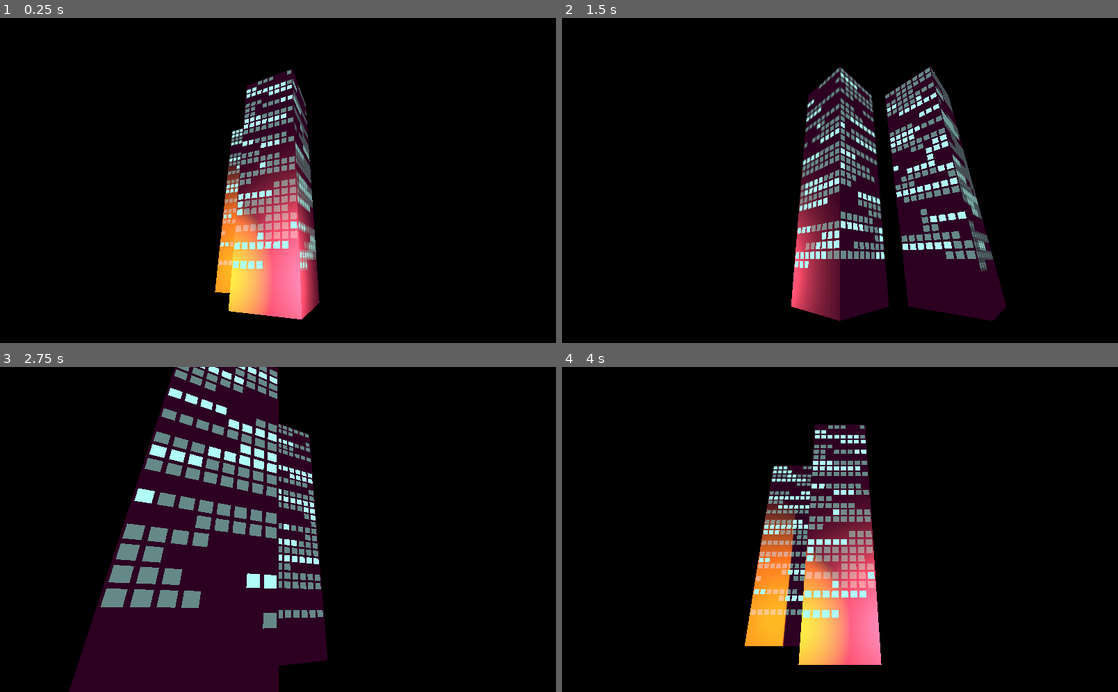
Above: before the commit, frames 1-4 (two rows, left to right).
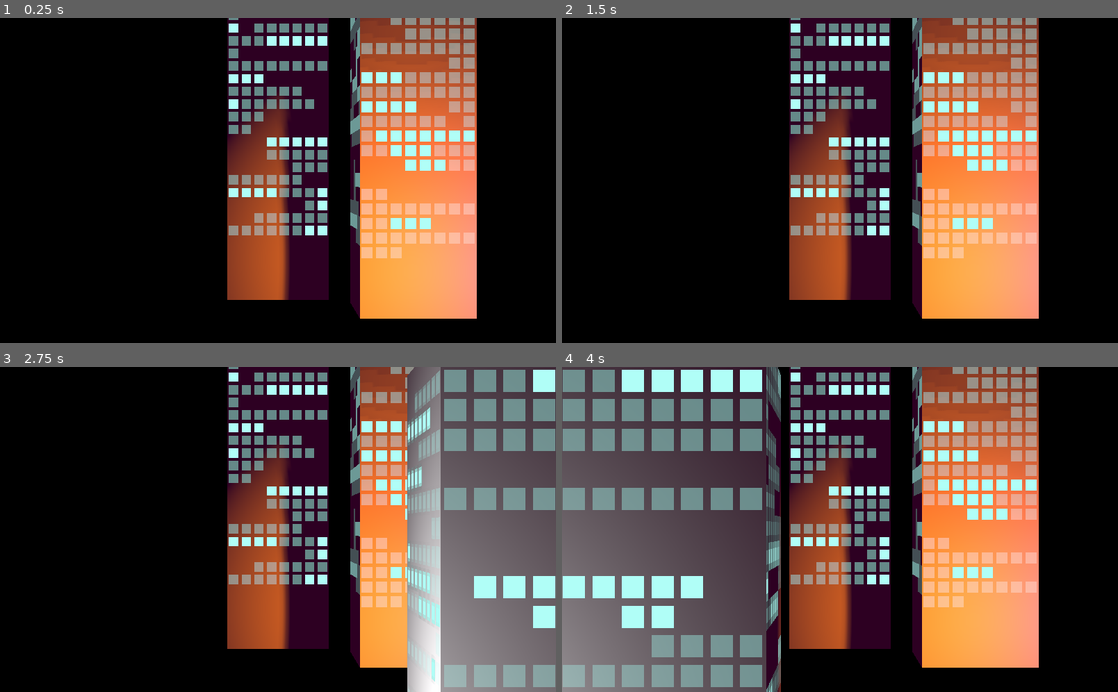
Above: after the commit, the same moments.

Repository: CluckeyMcCormick/ncg2
Game: Godot game, scene res://Main.tscn
Two runs of this game, one before a commit and one after it. Both use one fixed random seed, a clock stepped at 60 frames per second and the inputs below.
Inputs:
- Up to frame 1 (0.25 s): no input
- Up to frame 2 (1.5 s): no input
- Up to frame 3 (2.75 s): no input
- Up to frame 4 (4 s): no input

The runs differ from the first frame. In frame 1, 37% of the frame differs, in the area x 38-86%, y 0-93%; in frame 2, 36%; in frame 3, 69%; in frame 4, 77%, in the area x 0-86%, y 0-100%.

Commit message:
Add an auto-scrolling "sled"
While the building is the base unit of this project, we needed a way
to semantically divide up the scrolling city that was more manageable,
because the city now consists of lights AND buildings.

That's where the new ScrollSled comes in. This is meant to be the real
"meat" of the city. This is the unit that we'll spawn in, have scroll
across the screen, and then delete again.

To help make some constants more accessible, I extracted them from the
AutoTower to a new utility script - GlobalRef. That way we didn't have
to keep reaching down into the AutoTower scene to get what we needed.

The only problem I'm having now is deciding what should be controlled
by the sled versus what should be controlled externally. For example,
should there be a function to set the dimensions of the building in
the ScrollSled? Or should we reach down and do it manually? And who
handles the building? We'll have to play around with it.

Diff:
--- a/Main.gd
+++ b/Main.gd
@@ -12,7 +12,6 @@
         0, 360, 4,
         Tween.TRANS_LINEAR, Tween.EASE_IN_OUT)
     $Tween.start()
-    pass # Replace with function body.
 
 
 # Called every frame. 'delta' is the elapsed time since the previous frame.
--- a/Main.tscn
+++ b/Main.tscn
@@ -1,22 +1,23 @@
-[gd_scene load_steps=3 format=2]
+[gd_scene load_steps=4 format=2]
 
 [ext_resource path="res://buildings/FullServiceBuilding.tscn" type="PackedScene" id=1]
+[ext_resource path="res://scrollers/ScrollSled.tscn" type="PackedScene" id=2]
 [ext_resource path="res://Main.gd" type="Script" id=4]
 
 [node name="Main" type="Spatial"]
 script = ExtResource( 4 )
 
+[node name="PrimaryCamera" type="Camera" parent="."]
+transform = Transform( 1, 0, 0, 0, 1, 0, 0, 0, 1, 0, 1.478, 12 )
+cull_mask = 3
+current = true
+fov = 20.0
+size = 3.0
+
 [node name="Spin" type="Spatial" parent="."]
 
-[node name="PrimaryCamera" type="Camera" parent="Spin"]
-transform = Transform( -1, 3.27491e-08, 8.1057e-08, 0, 0.927184, -0.374606, -8.74228e-08, -0.374606, -0.927184, 0, 0.8, -4.1 )
-cull_mask = 3
-current = true
-fov = 80.0
-size = 5.0
-
 [node name="OmniLight" type="OmniLight" parent="."]
-transform = Transform( 1, 0, 0, 0, 1, 0, 0, 0, 1, -0.932956, 0.5, -1.28284 )
+transform = Transform( 1, 0, 0, 0, 1, 0, 0, 0, 1, 2.71449, 0.5, 3.13853 )
 light_color = Color( 1, 0.309804, 0.411765, 1 )
 light_energy = 3.0
 shadow_enabled = true
@@ -26,14 +27,11 @@
 repeat = true
 playback/repeat = true
 
-[node name="SpotLight" type="SpotLight" parent="."]
-transform = Transform( -0.866026, 0, -0.5, 0, 1, 0, 0.5, 0, -0.866026, 0.0670799, 0.5, -2 )
+[node name="SpotLight" type="OmniLight" parent="."]
+transform = Transform( 1, 0, 0, 0, 1, 0, 0, 0, 1, 1.43077, 0.503061, 3.16013 )
 light_color = Color( 1, 0.470588, 0, 1 )
-light_energy = 3.0
 shadow_enabled = true
-spot_range = 7.64495
-spot_attenuation = 2.0
-spot_angle_attenuation = 0.5
+omni_range = 3.6
 
 [node name="FullServiceBuilding" parent="." instance=ExtResource( 1 )]
 transform = Transform( 10, 0, 0, 0, 10, 0, 0, 0, 10, 0, 0, 0 )
@@ -44,3 +42,6 @@
 transform = Transform( 10, 0, 0, 0, 10, 0, 0, 0, 10, 1.5, 0, 1.5 )
 base_len_y = 4
 tower_len_y = 28
+
+[node name="ScrollSled" parent="." instance=ExtResource( 2 )]
+transform = Transform( 1, 0, 0, 0, 1, 0, 0, 0, 1, 5.1, 0, 6.5 )
--- a/buildings/AutoTower.gd
+++ b/buildings/AutoTower.gd
@@ -4,23 +4,15 @@
 # Load the PolyGen script
 const PolyGen = preload("res://util/PolyGen.gd")
 
-# We assume that the 'window texture' is made up of a square of cells. How many
-# cells make up one length of the image? This should be 64, but we're not going
-# to take that for granted.
-const WINDOW_CELL_LEN = 64
-# We measure each building by the number of 'cells' - in other words, the
-# windows. So we need to know how big, in world units, each cell is. Turns out,
-# Godot makes it so that each texture automatically sizes itself to one world
-# unit. Since our texture SHOULD be 64 cells by 64 cells, one world unit divided
-# by WINDOW_CELL_LEN gets us the measure of a cell in the world.
-const WINDOW_UV_SIZE = 1.0 / WINDOW_CELL_LEN
+# Load the GlobalRef script
+const GlobalRef = preload("res://util/GlobalRef.gd")
 
 # By default, the UV2 texture is centered on 0,0 - so it stretches half it's
 # length in either direction on x and z. While that normally wouldn't be
 # a problem, with our pixel-perfect texture, it bisects one of the windows
 # IF the measure on that side is odd. So we need to shift it to the side by
 # half of the size of a window.
-const odd_UV2_shift = Vector2(WINDOW_UV_SIZE / 2, 0)
+const odd_UV2_shift = Vector2(GlobalRef.WINDOW_UV_SIZE / 2, 0)
 
 # The material we'll use to make this building.
 export(Material) var building_material
@@ -77,8 +69,11 @@
     var return_val
 
     if random_add:
-        return_val = Vector2(randi() % WINDOW_CELL_LEN, randi() % WINDOW_CELL_LEN)
-        return_val *= WINDOW_UV_SIZE
+        return_val = Vector2(
+            randi() % GlobalRef.WINDOW_CELL_LEN,
+            randi() % GlobalRef.WINDOW_CELL_LEN
+        )
+        return_val *= GlobalRef.WINDOW_UV_SIZE
     else:
         return_val = Vector2.ZERO
 
@@ -96,9 +91,9 @@
         return
 
     # Calculate the world-unit length on each axis given the window/cell count
-    var eff_x = (len_x * WINDOW_UV_SIZE) / 2
-    var eff_y = len_y * WINDOW_UV_SIZE
-    var eff_z = (len_z * WINDOW_UV_SIZE) / 2
+    var eff_x = (len_x * GlobalRef.WINDOW_UV_SIZE) / 2
+    var eff_y = len_y * GlobalRef.WINDOW_UV_SIZE
+    var eff_z = (len_z * GlobalRef.WINDOW_UV_SIZE) / 2
 
     $ZNeg.mesh = ready_side_mesh(
         Vector2(-eff_x, 0),
--- a/buildings/AutoTower.tscn
+++ b/buildings/AutoTower.tscn
@@ -1,12 +1,12 @@
 [gd_scene load_steps=8 format=2]
 
 [ext_resource path="res://buildings/AutoTower.gd" type="Script" id=1]
-[ext_resource path="res://buildings/BuildingMaterialLight.tres" type="Material" id=2]
+[ext_resource path="res://buildings/BuildingMaterialLightA.tres" type="Material" id=2]
 
 [sub_resource type="ArrayMesh" id=1]
 surfaces/0 = {
 "aabb": AABB( -0.0625, 0, -0.0625, 0.125, 0.25, 9.99868e-06 ),
-"array_data": PoolByteArray( 0, 0, 128, 189, 0, 0, 0, 0, 0, 0, 128, 189, 0, 0, 129, 0, 127, 0, 0, 129, 192, 55, 160, 186, 0, 0, 128, 61, 0, 0, 128, 62, 0, 0, 128, 189, 0, 0, 129, 0, 127, 0, 0, 129, 224, 56, 80, 188, 0, 0, 128, 189, 0, 0, 128, 62, 0, 0, 128, 189, 0, 0, 129, 0, 127, 0, 0, 129, 192, 55, 80, 188, 0, 0, 128, 189, 0, 0, 0, 0, 0, 0, 128, 189, 0, 0, 129, 0, 127, 0, 0, 129, 192, 55, 160, 186, 0, 0, 128, 61, 0, 0, 0, 0, 0, 0, 128, 189, 0, 0, 129, 0, 127, 0, 0, 129, 224, 56, 160, 186, 0, 0, 128, 61, 0, 0, 128, 62, 0, 0, 128, 189, 0, 0, 129, 0, 127, 0, 0, 129, 224, 56, 80, 188 ),
+"array_data": PoolByteArray( 0, 0, 128, 189, 0, 0, 0, 0, 0, 0, 128, 189, 0, 0, 129, 0, 127, 0, 0, 129, 96, 59, 32, 184, 0, 0, 128, 61, 0, 0, 128, 62, 0, 0, 128, 189, 0, 0, 129, 0, 127, 0, 0, 129, 48, 60, 32, 186, 0, 0, 128, 189, 0, 0, 128, 62, 0, 0, 128, 189, 0, 0, 129, 0, 127, 0, 0, 129, 96, 59, 32, 186, 0, 0, 128, 189, 0, 0, 0, 0, 0, 0, 128, 189, 0, 0, 129, 0, 127, 0, 0, 129, 96, 59, 32, 184, 0, 0, 128, 61, 0, 0, 0, 0, 0, 0, 128, 189, 0, 0, 129, 0, 127, 0, 0, 129, 48, 60, 32, 184, 0, 0, 128, 61, 0, 0, 128, 62, 0, 0, 128, 189, 0, 0, 129, 0, 127, 0, 0, 129, 48, 60, 32, 186 ),
 "array_index_data": PoolByteArray(  ),
 "blend_shape_data": [  ],
 "format": 97303,
@@ -20,7 +20,7 @@
 [sub_resource type="ArrayMesh" id=2]
 surfaces/0 = {
 "aabb": AABB( -0.0625, 0, 0.0625, 0.125, 0.25001, 9.99868e-06 ),
-"array_data": PoolByteArray( 0, 0, 128, 189, 0, 0, 128, 62, 0, 0, 128, 61, 0, 0, 127, 0, 127, 0, 0, 127, 0, 47, 128, 186, 0, 0, 128, 61, 0, 0, 0, 0, 0, 0, 128, 61, 0, 0, 127, 0, 127, 0, 0, 127, 128, 51, 128, 184, 0, 0, 128, 189, 0, 0, 0, 0, 0, 0, 128, 61, 0, 0, 127, 0, 127, 0, 0, 127, 0, 47, 128, 184, 0, 0, 128, 189, 0, 0, 128, 62, 0, 0, 128, 61, 0, 0, 127, 0, 127, 0, 0, 127, 0, 47, 128, 186, 0, 0, 128, 61, 0, 0, 128, 62, 0, 0, 128, 61, 0, 0, 127, 0, 127, 0, 0, 127, 128, 51, 128, 186, 0, 0, 128, 61, 0, 0, 0, 0, 0, 0, 128, 61, 0, 0, 127, 0, 127, 0, 0, 127, 128, 51, 128, 184 ),
+"array_data": PoolByteArray( 0, 0, 128, 189, 0, 0, 128, 62, 0, 0, 128, 61, 0, 0, 127, 0, 127, 0, 0, 127, 0, 36, 0, 187, 0, 0, 128, 61, 0, 0, 0, 0, 0, 0, 128, 61, 0, 0, 127, 0, 127, 0, 0, 127, 128, 48, 0, 185, 0, 0, 128, 189, 0, 0, 0, 0, 0, 0, 128, 61, 0, 0, 127, 0, 127, 0, 0, 127, 0, 36, 0, 185, 0, 0, 128, 189, 0, 0, 128, 62, 0, 0, 128, 61, 0, 0, 127, 0, 127, 0, 0, 127, 0, 36, 0, 187, 0, 0, 128, 61, 0, 0, 128, 62, 0, 0, 128, 61, 0, 0, 127, 0, 127, 0, 0, 127, 128, 48, 0, 187, 0, 0, 128, 61, 0, 0, 0, 0, 0, 0, 128, 61, 0, 0, 127, 0, 127, 0, 0, 127, 128, 48, 0, 185 ),
 "array_index_data": PoolByteArray(  ),
 "blend_shape_data": [  ],
 "format": 97303,
@@ -34,7 +34,7 @@
 [sub_resource type="ArrayMesh" id=3]
 surfaces/0 = {
 "aabb": AABB( 0.0625, 0, -0.0625, 9.99868e-06, 0.25, 0.125 ),
-"array_data": PoolByteArray( 0, 0, 128, 61, 0, 0, 0, 0, 0, 0, 128, 189, 127, 0, 0, 0, 0, 0, 127, 129, 0, 44, 192, 187, 0, 0, 128, 61, 0, 0, 128, 62, 0, 0, 128, 61, 127, 0, 0, 0, 0, 0, 127, 129, 0, 50, 224, 188, 0, 0, 128, 61, 0, 0, 128, 62, 0, 0, 128, 189, 127, 0, 0, 0, 0, 0, 127, 129, 0, 44, 224, 188, 0, 0, 128, 61, 0, 0, 0, 0, 0, 0, 128, 189, 127, 0, 0, 0, 0, 0, 127, 129, 0, 44, 192, 187, 0, 0, 128, 61, 0, 0, 0, 0, 0, 0, 128, 61, 127, 0, 0, 0, 0, 0, 127, 129, 0, 50, 192, 187, 0, 0, 128, 61, 0, 0, 128, 62, 0, 0, 128, 61, 127, 0, 0, 0, 0, 0, 127, 129, 0, 50, 224, 188 ),
+"array_data": PoolByteArray( 0, 0, 128, 61, 0, 0, 0, 0, 0, 0, 128, 189, 127, 0, 0, 0, 0, 0, 127, 129, 32, 59, 160, 185, 0, 0, 128, 61, 0, 0, 128, 62, 0, 0, 128, 61, 127, 0, 0, 0, 0, 0, 127, 129, 16, 60, 160, 187, 0, 0, 128, 61, 0, 0, 128, 62, 0, 0, 128, 189, 127, 0, 0, 0, 0, 0, 127, 129, 32, 59, 160, 187, 0, 0, 128, 61, 0, 0, 0, 0, 0, 0, 128, 189, 127, 0, 0, 0, 0, 0, 127, 129, 32, 59, 160, 185, 0, 0, 128, 61, 0, 0, 0, 0, 0, 0, 128, 61, 127, 0, 0, 0, 0, 0, 127, 129, 16, 60, 160, 185, 0, 0, 128, 61, 0, 0, 128, 62, 0, 0, 128, 61, 127, 0, 0, 0, 0, 0, 127, 129, 16, 60, 160, 187 ),
 "array_index_data": PoolByteArray(  ),
 "blend_shape_data": [  ],
 "format": 97303,
@@ -48,7 +48,7 @@
 [sub_resource type="ArrayMesh" id=4]
 surfaces/0 = {
 "aabb": AABB( -0.0625, 0, -0.0625, 9.99868e-06, 0.25001, 0.125 ),
-"array_data": PoolByteArray( 0, 0, 128, 189, 0, 0, 128, 62, 0, 0, 128, 189, 129, 0, 0, 0, 0, 0, 127, 127, 128, 49, 192, 185, 0, 0, 128, 189, 0, 0, 0, 0, 0, 0, 128, 61, 129, 0, 0, 0, 0, 0, 127, 127, 192, 52, 128, 183, 0, 0, 128, 189, 0, 0, 0, 0, 0, 0, 128, 189, 129, 0, 0, 0, 0, 0, 127, 127, 128, 49, 128, 183, 0, 0, 128, 189, 0, 0, 128, 62, 0, 0, 128, 189, 129, 0, 0, 0, 0, 0, 127, 127, 128, 49, 192, 185, 0, 0, 128, 189, 0, 0, 128, 62, 0, 0, 128, 61, 129, 0, 0, 0, 0, 0, 127, 127, 192, 52, 192, 185, 0, 0, 128, 189, 0, 0, 0, 0, 0, 0, 128, 61, 129, 0, 0, 0, 0, 0, 127, 127, 192, 52, 128, 183 ),
+"array_data": PoolByteArray( 0, 0, 128, 189, 0, 0, 128, 62, 0, 0, 128, 189, 129, 0, 0, 0, 0, 0, 127, 127, 64, 52, 80, 188, 0, 0, 128, 189, 0, 0, 0, 0, 0, 0, 128, 61, 129, 0, 0, 0, 0, 0, 127, 127, 64, 54, 160, 186, 0, 0, 128, 189, 0, 0, 0, 0, 0, 0, 128, 189, 129, 0, 0, 0, 0, 0, 127, 127, 64, 52, 160, 186, 0, 0, 128, 189, 0, 0, 128, 62, 0, 0, 128, 189, 129, 0, 0, 0, 0, 0, 127, 127, 64, 52, 80, 188, 0, 0, 128, 189, 0, 0, 128, 62, 0, 0, 128, 61, 129, 0, 0, 0, 0, 0, 127, 127, 64, 54, 80, 188, 0, 0, 128, 189, 0, 0, 0, 0, 0, 0, 128, 61, 129, 0, 0, 0, 0, 0, 127, 127, 64, 54, 160, 186 ),
 "array_index_data": PoolByteArray(  ),
 "blend_shape_data": [  ],
 "format": 97303,
--- /dev/null
+++ b/buildings/BuildingMaterialLightB.tres
@@ -0,0 +1,10 @@
+[gd_resource type="ShaderMaterial" load_steps=3 format=2]
+
+[ext_resource path="res://buildings/LightWindowShader.tres" type="Shader" id=1]
+[ext_resource path="res://buildings/no_edge_horizontal64.png" type="Texture" id=2]
+
+[resource]
+shader = ExtResource( 1 )
+shader_param/dark_color = Color( 0.18, 0, 0.135, 1 )
+shader_param/window_color = Color( 0.694118, 1, 0.972549, 1 )
+shader_param/TextureUniform = ExtResource( 2 )
--- /dev/null
+++ b/buildings/BuildingMaterialLightC.tres
@@ -0,0 +1,10 @@
+[gd_resource type="ShaderMaterial" load_steps=3 format=2]
+
+[ext_resource path="res://buildings/LightWindowShader.tres" type="Shader" id=1]
+[ext_resource path="res://buildings/no_edge_horizontal64.png" type="Texture" id=2]
+
+[resource]
+shader = ExtResource( 1 )
+shader_param/dark_color = Color( 0.18, 0, 0.135, 1 )
+shader_param/window_color = Color( 0.694118, 1, 0.972549, 1 )
+shader_param/TextureUniform = ExtResource( 2 )
--- a/buildings/FullServiceBuilding.gd
+++ b/buildings/FullServiceBuilding.gd
@@ -1,5 +1,8 @@
 tool
 extends Spatial
+
+# Load the GlobalRef script
+const GlobalRef = preload("res://util/GlobalRef.gd")
 
 # The material we'll use to make this building.
 export(Material) var building_material setget set_building_material
@@ -80,8 +83,22 @@
     $MainTower.len_y = tower_len_y
 
     # Now, move the tower up appropriately
-    $MainTower.translation.y = $MainTower.WINDOW_UV_SIZE * base_len_y
+    $MainTower.translation.y = GlobalRef.WINDOW_UV_SIZE * base_len_y
 
     # Now build both buildings
     $Base.make_building()
     $MainTower.make_building()
+
+    # Now we need to adjust the visibility modifier. To do that, we need to
+    # calculate the effective length on each axis.
+    var eff_x = len_x * GlobalRef.WINDOW_UV_SIZE
+    var eff_y = (base_len_y + tower_len_y) * GlobalRef.WINDOW_UV_SIZE
+    var eff_z = len_z * GlobalRef.WINDOW_UV_SIZE
+
+    $VisibilityNotifier.aabb.position.x = -eff_x / 2
+    $VisibilityNotifier.aabb.position.y = 0
+    $VisibilityNotifier.aabb.position.z = -eff_z / 2
+
+    $VisibilityNotifier.aabb.size.x = eff_x
+    $VisibilityNotifier.aabb.size.y = eff_y
+    $VisibilityNotifier.aabb.size.z = eff_z
--- a/buildings/FullServiceBuilding.tscn
+++ b/buildings/FullServiceBuilding.tscn
@@ -2,7 +2,7 @@
 
 [ext_resource path="res://buildings/AutoTower.tscn" type="PackedScene" id=1]
 [ext_resource path="res://buildings/FullServiceBuilding.gd" type="Script" id=2]
-[ext_resource path="res://buildings/BuildingMaterialLight.tres" type="Material" id=3]
+[ext_resource path="res://buildings/BuildingMaterialLightA.tres" type="Material" id=3]
 
 [node name="FullServiceBuilding" type="Spatial"]
 script = ExtResource( 2 )
@@ -17,3 +17,6 @@
 transform = Transform( 1, -1.43584e-29, -6.3573e-08, 0, 1, -2.25857e-22, 6.3573e-08, 2.25857e-22, 1, 0, 0.03125, 0 )
 len_y = 14
 auto_build = false
+
+[node name="VisibilityNotifier" type="VisibilityNotifier" parent="."]
+aabb = AABB( -0.0625, 0, -0.0625, 0.125, 0.25, 0.125 )
--- /dev/null
+++ b/scrollers/ScrollSled.gd
@@ -0,0 +1,49 @@
+extends Spatial
+
+# Load the GlobalRef script
+const GlobalRef = preload("res://util/GlobalRef.gd")
+
+# How "deep" (length on z) is the slide as a whole?
+export(int) var slide_depth = 2 setget set_slide_depth
+
+# How fast does the sled scroll, in units/sec?
+export(int) var move_speed = 2
+
+# Called when the node enters the scene tree for the first time.
+func _ready():
+    make_slide()
+
+# Auto-scroll the sled
+func _process(delta):
+    self.translate(Vector3(-move_speed, 0, 0) * delta)
+
+# --------------------------------------------------------
+#
+# Setters and Getters
+#
+# --------------------------------------------------------
+func set_slide_depth(new_depth):
+    # Set the depth
+    slide_depth = new_depth
+
+    # Move the omni-light, as necessary
+    if self.has_node("OmniLight"):
+        # Move the Omni-Light, as appropriate.
+        $OmniLight.translation.z = new_depth / 2
+
+# --------------------------------------------------------
+#
+# Build Functions
+#
+# --------------------------------------------------------
+func make_slide():
+    # We'll assume the
+    # Move the Omni-Light, as appropriate.
+    $OmniLight.translation.z = slide_depth / 2
+
+    var length = ($FSB.len_x * GlobalRef.WINDOW_UV_SIZE) * $FSB.scale.x
+    var depth = ($FSB.len_z * GlobalRef.WINDOW_UV_SIZE) * $FSB.scale.z
+    var c_squared = sqrt(pow(length, 2) + pow(depth, 2))
+    var maxed = max( max(length, depth), c_squared )
+
+    $FSB.translation.x = (maxed / 2) + 1
--- /dev/null
+++ b/scrollers/ScrollSled.tscn
@@ -0,0 +1,19 @@
+[gd_scene load_steps=3 format=2]
+
+[ext_resource path="res://buildings/FullServiceBuilding.tscn" type="PackedScene" id=1]
+[ext_resource path="res://scrollers/ScrollSled.gd" type="Script" id=2]
+
+[node name="ScrollSled" type="Spatial" groups=[
+"sleds",
+]]
+script = ExtResource( 2 )
+
+[node name="OmniLight" type="OmniLight" parent="."]
+transform = Transform( 1, 0, 0, 0, 1, 0, 0, 0, 1, 0, 0, 1 )
+omni_range = 4.0
+omni_attenuation = 2.0
+
+[node name="FSB" parent="." instance=ExtResource( 1 )]
+transform = Transform( 10, 0, 0, 0, 10, 0, 0, 0, 10, 1.88388, 0, 0 )
+
+[editable path="FSB"]
--- /dev/null
+++ b/util/GlobalRef.gd
@@ -0,0 +1,12 @@
+extends Node
+
+# We assume that the 'window texture' is made up of a square of cells. How many
+# cells make up one length of the image? This should be 64, but we're not going
+# to take that for granted.
+const WINDOW_CELL_LEN = 64
+# We measure each building by the number of 'cells' - in other words, the
+# windows. So we need to know how big, in world units, each cell is. Turns out,
+# Godot makes it so that each texture automatically sizes itself to one world
+# unit. Since our texture SHOULD be 64 cells by 64 cells, one world unit divided
+# by WINDOW_CELL_LEN gets us the measure of a cell in the world.
+const WINDOW_UV_SIZE = 1.0 / WINDOW_CELL_LEN
Renamed: buildings/BuildingMaterialLight.tres -> buildings/BuildingMaterialLightA.tres
